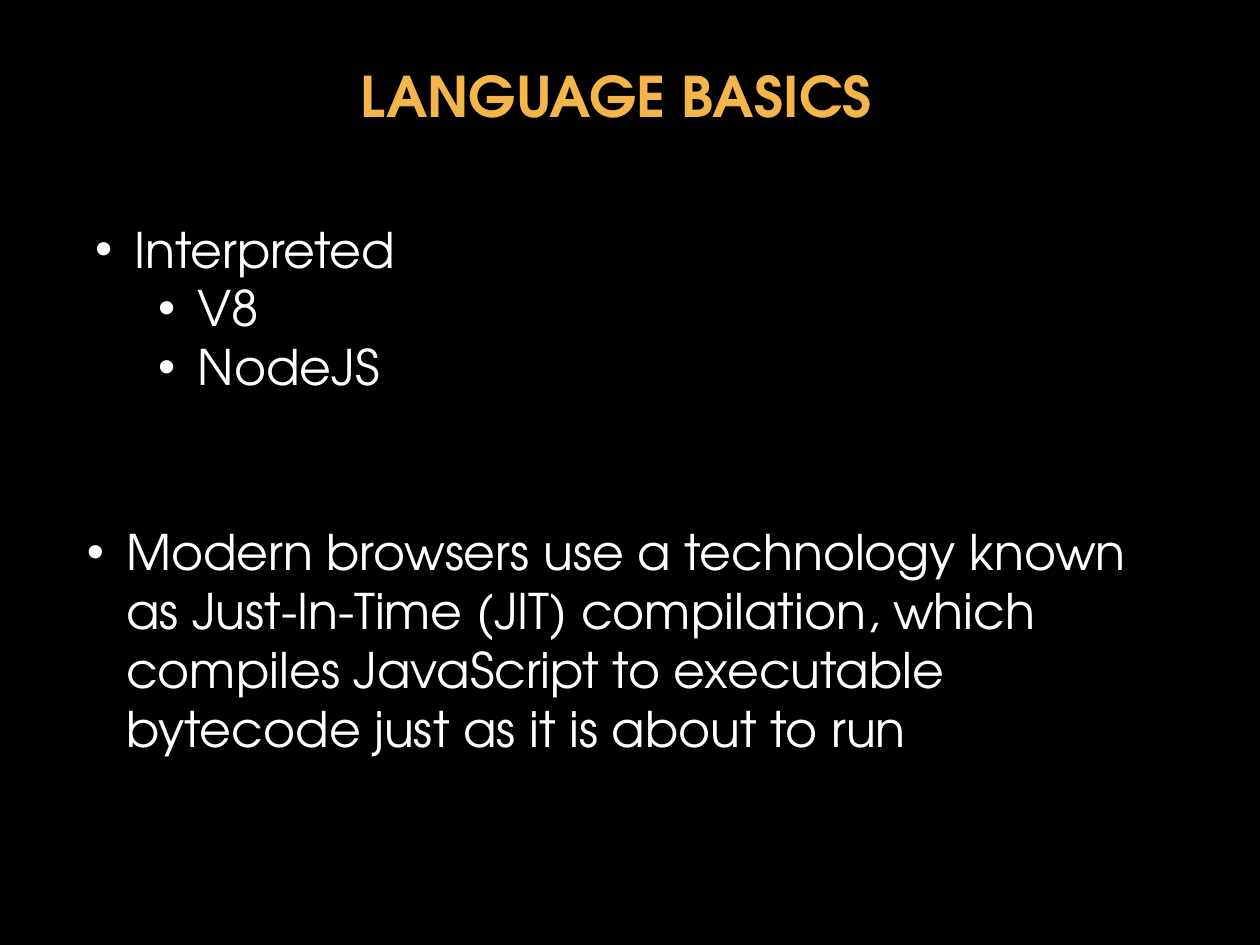
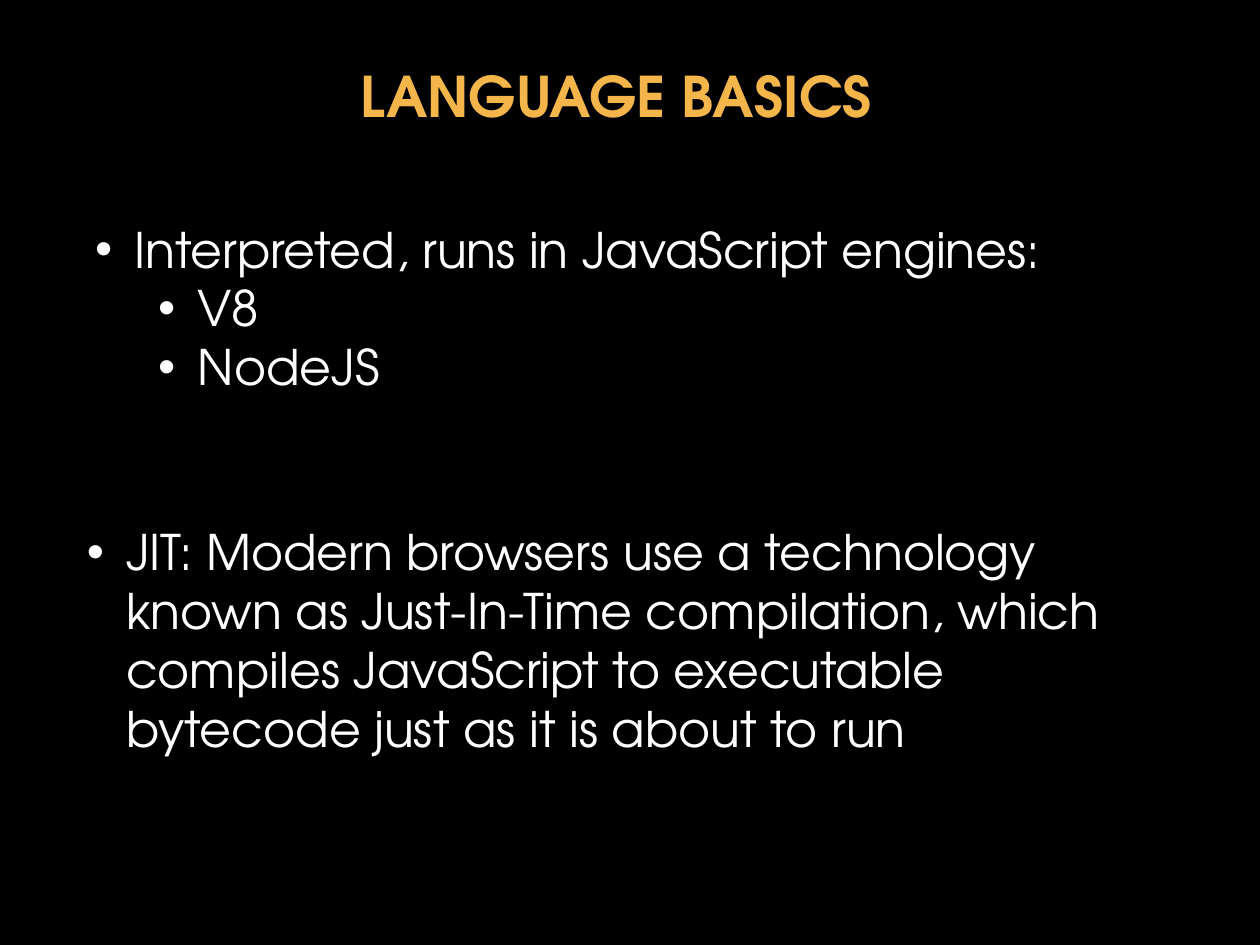
Before and after one commit to donfreiday/cpsc330-js, a slide deck: slide 10 of Javascript.pptx. Drawn at 1260x945 pixels with LibreOffice and Linux fonts; fonts in the diff are those of the drawing; background and template pictures are left out. Boxes give left, top, right and bottom in pixels: in the first picture for what was removed or moved away, otherwise in the second. Text is boxed around its words. In the diff, an @@ line names an element or a change of style, - is before the commit and + after.

```diff
--- a/Javascript.pptx
+++ b/Javascript.pptx
@@ text at box(135, 231, 1040, 291): text changed @@
-• Interpreted
+• Interpreted, runs in JavaScript engines:
@@ text at box(126, 533, 1100, 757): text changed @@
-• Modern browsers use a technology known as Just-In-Time (JIT) compilation, which compiles JavaScript to executable bytecode just as it is about to run
+• JIT: Modern browsers use a technology known as Just-In-Time compilation, which compiles JavaScript to executable bytecode just as it is about to run
```
Also in this commit, not shown: 25 other slides changed, 26 slides added, 7 slides removed, 2 other files.
